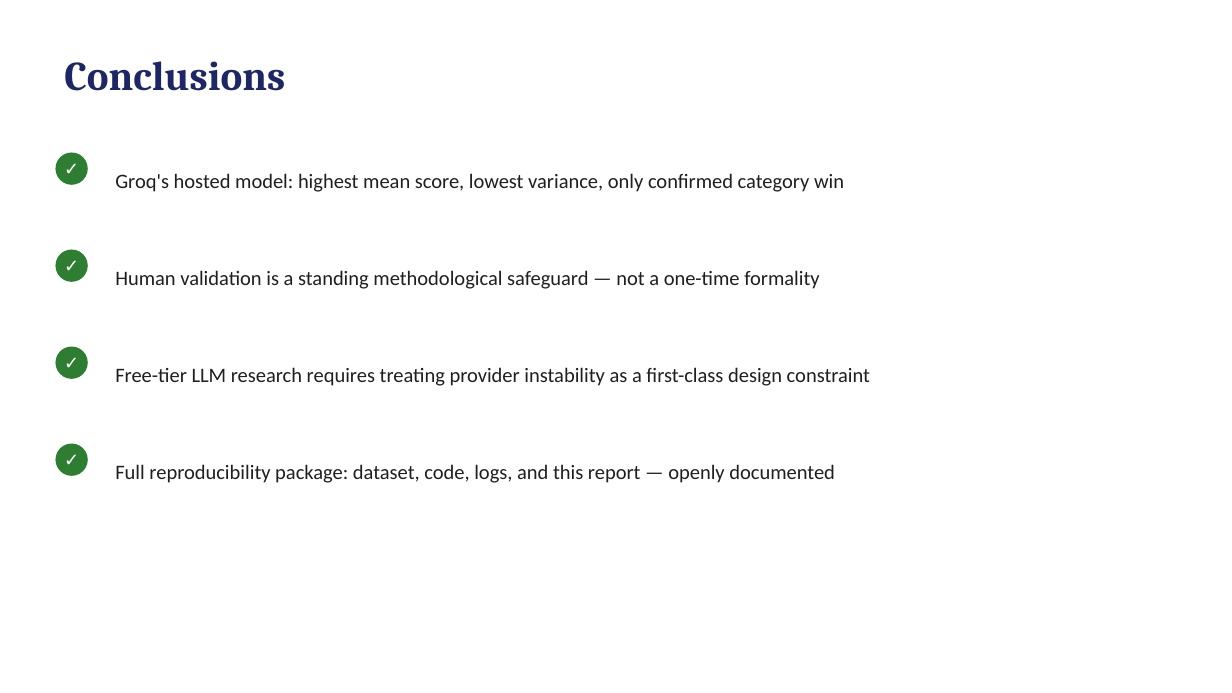
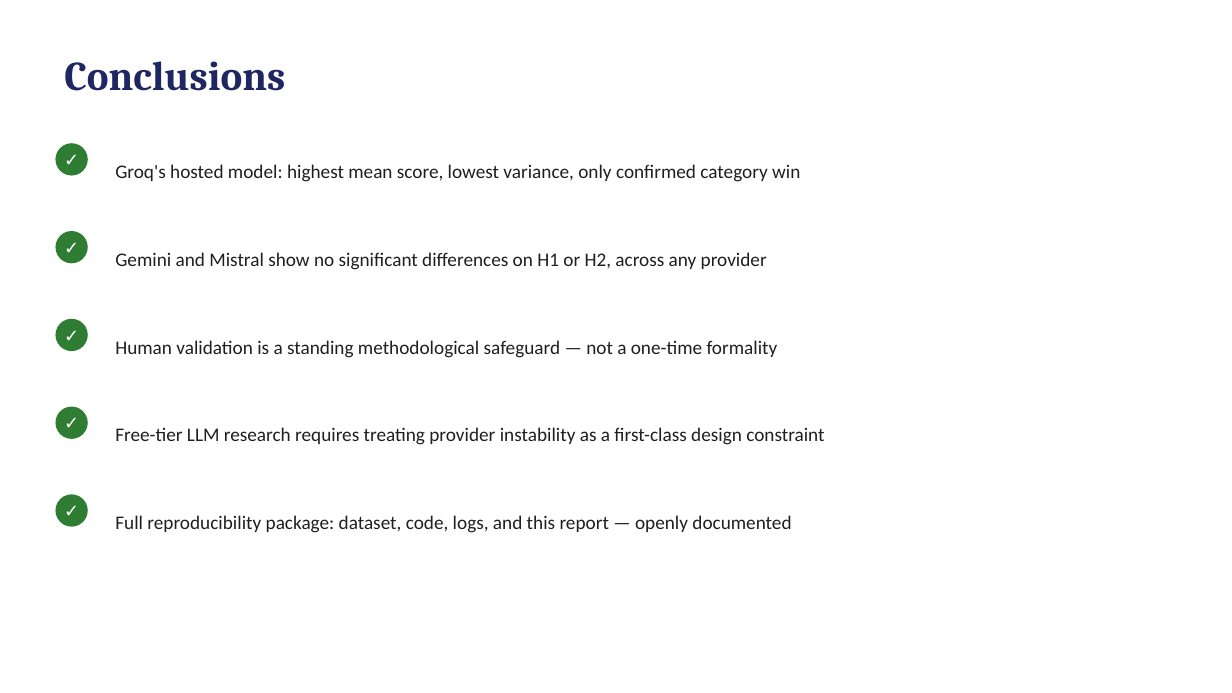
Before and after one commit to jazibasad/LLM-Benchmarking-Framework, a slide deck: slide 18 of 06_Final_Report/Final_Presentation.pptx (slide 14 before the commit). Drawn at 1232x693 pixels with LibreOffice and Linux fonts; fonts in the diff are those of the drawing. Boxes give left, top, right and bottom in pixels: in the first picture for what was removed or moved away, otherwise in the second. Text is boxed around its words. In the diff, an @@ line names an element or a change of style, - is before the commit and + after.

```diff
--- a/06_Final_Report/Final_Presentation.pptx
+++ b/06_Final_Report/Final_Presentation.pptx
@@ 2 texts, 1 ellipse: place and size @@
-2 texts, 1 ellipse at box(55, 152, 844, 192)
+2 texts, 1 ellipse at box(55, 143, 800, 182)
@@ ellipse: place and size @@
-ellipse at box(55, 250, 88, 282)
+ellipse at box(55, 231, 88, 263)
@@ text "✓": place and size @@
-text "✓" at box(55, 250, 88, 282)
+text "✓" at box(55, 231, 88, 263)
@@ text added at box(115, 252, 767, 270), 15 pt, text #1F1F1F @@
+Gemini and Mistral show no significant differences on H1 or H2, across any provider
@@ ellipse: place and size @@
-ellipse at box(55, 347, 88, 379)
+ellipse at box(55, 319, 88, 351)
@@ text "✓": place and size @@
-text "✓" at box(55, 347, 88, 379)
+text "✓" at box(55, 319, 88, 351)
@@ size 16 to 15 pt in 4 elements at box(115, 164, 800, 182), box(115, 515, 791, 533), box(115, 427, 824, 445), box(115, 340, 778, 358) @@
@@ text "Human validation is a standing ...": place and size @@
-text "Human validation is a standing ..." at box(115, 270, 819, 289)
+text "Human validation is a standing ..." at box(115, 340, 778, 358)
@@ ellipse: place and size @@
-ellipse at box(55, 444, 88, 476)
+ellipse at box(55, 407, 88, 439)
@@ text "✓": place and size @@
-text "✓" at box(55, 444, 88, 476)
+text "✓" at box(55, 407, 88, 439)
@@ text "Free-tier LLM research requires treating ...": place and size @@
-text "Free-tier LLM research requires treating ..." at box(115, 367, 870, 386)
+text "Free-tier LLM research requires treating ..." at box(115, 427, 824, 445)
@@ ellipse added at box(55, 494, 88, 527), fill #2E7D32 @@
@@ text added at box(55, 494, 88, 527), 14 pt, text #FFFFFF, bold @@
+✓
@@ text "Full reproducibility package: dataset, code, ...": place and size @@
-text "Full reproducibility package: dataset, code, ..." at box(115, 464, 835, 483)
+text "Full reproducibility package: dataset, code, ..." at box(115, 515, 791, 533)
```
Also in this commit, not shown: 4 other slides changed, 4 slides added, 3 other files.
